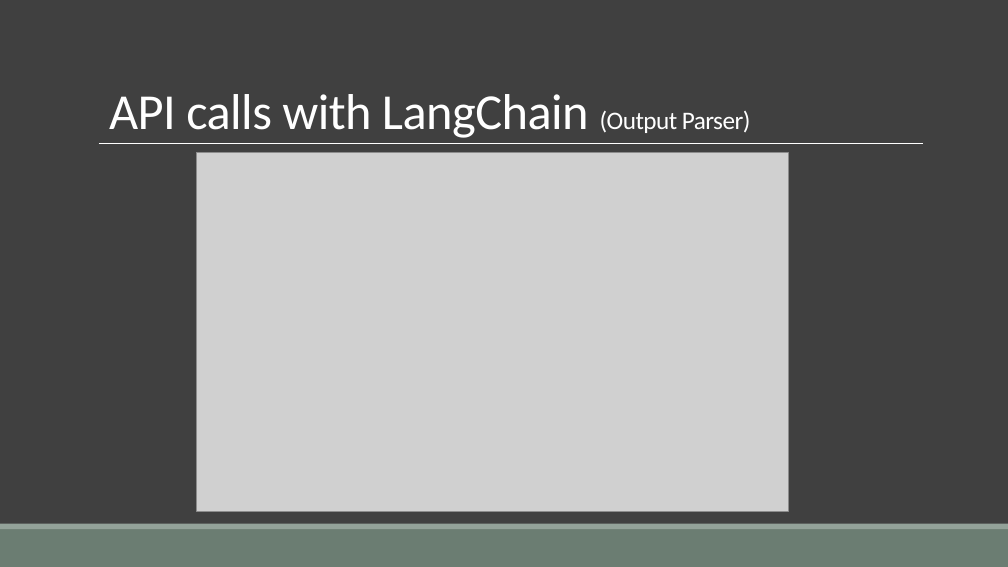
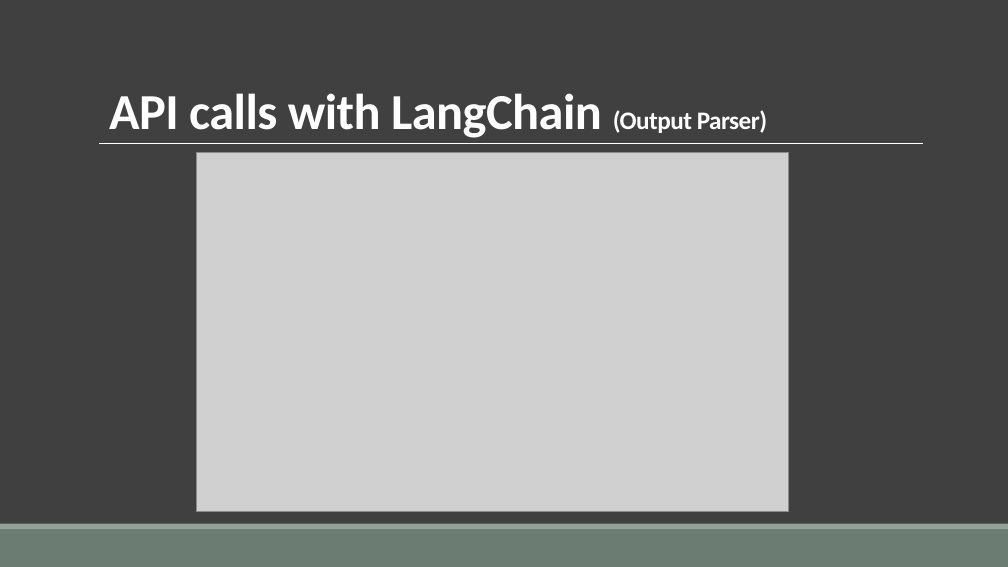
Before and after one commit to AlirezaSaei1/NLP-Assignments, a slide deck: slide 6 of Presentation/Slides/Presentation.pptx. Drawn at 1008x567 pixels with LibreOffice and Linux fonts; fonts in the diff are those of the drawing; grey boxes stand for pictures. Boxes give left, top, right and bottom in pixels: in the first picture for what was removed or moved away, otherwise in the second. Text is boxed around its words. In the diff, an @@ line names an element or a change of style, - is before the commit and + after.

```diff
--- a/Presentation/Slides/Presentation.pptx
+++ b/Presentation/Slides/Presentation.pptx
@@ title "API calls with LangChain (Output ..." at (109,93,767,138): bold on @@
```
Also in this commit, not shown: 6 other slides changed, 3 slides added.
